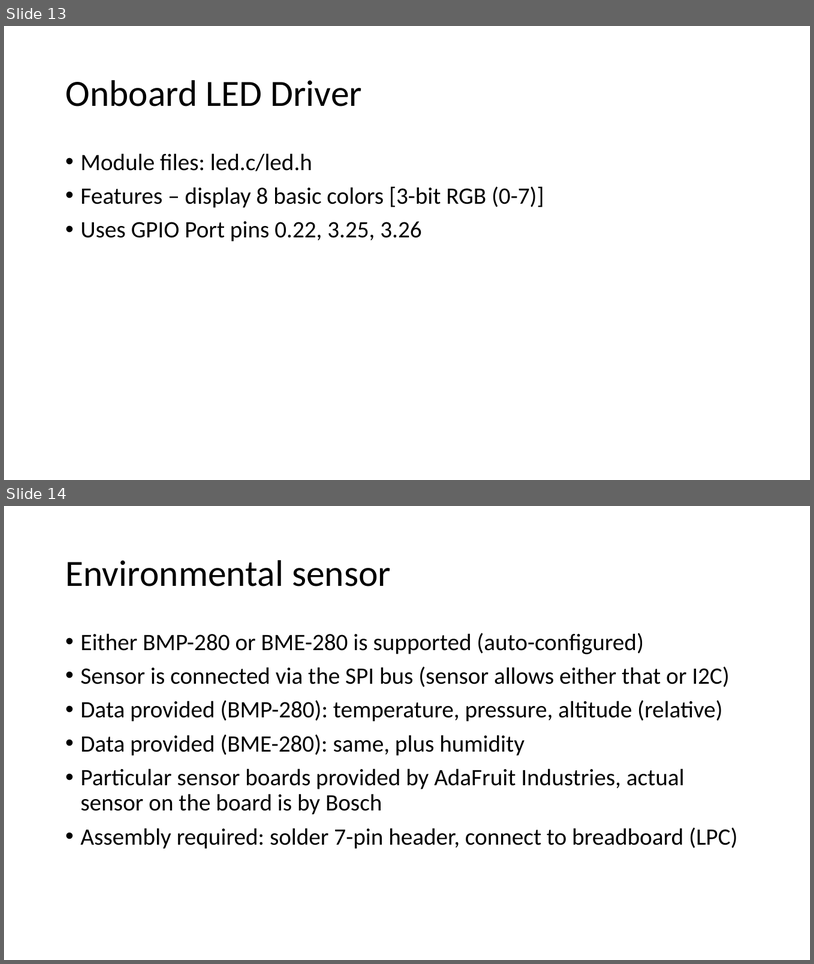
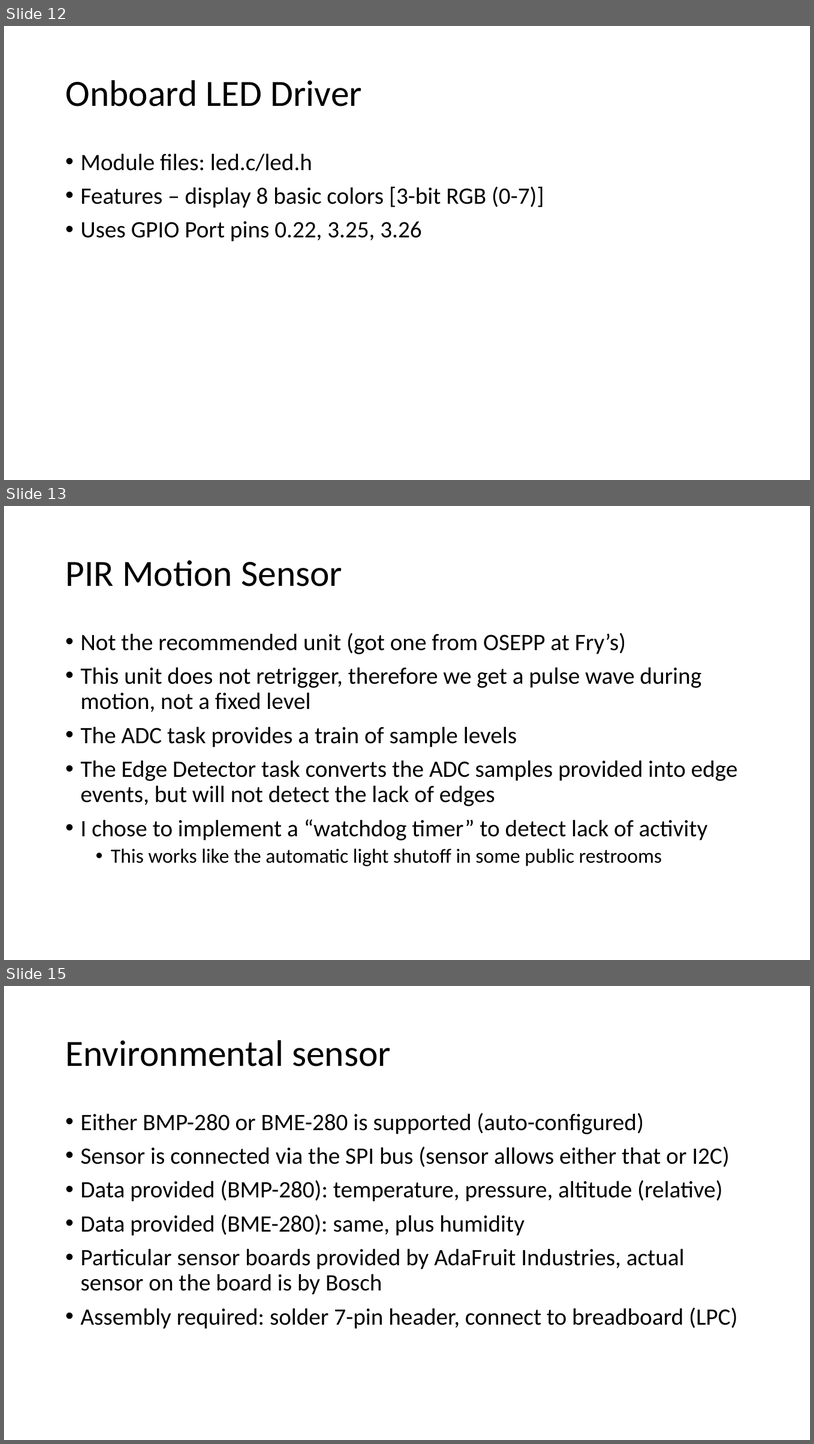
Before and after one commit to EmbeddedSystemClass/FinalProject5381, a slide deck: Final Project 5381.pptx. Shown one above the other, each under a label of ours: slides 13 and 14 before the commit, slides 12, 13 and 15 after it; the slides between them are not shown. The pictures are 814x964 and 814x1444 pixels, drawn with LibreOffice and Linux fonts; fonts in the diff are those of the drawing. Boxes give left, top, right and bottom in pixels: in the first picture for what was removed or moved away, otherwise in the second. Text is boxed around its words. In the diff, an @@ line names an element or a change of style, - is before the commit and + after.

```diff
--- a/Final Project 5381.pptx
+++ b/Final Project 5381.pptx
@@ slide 13 added at (4,506,810,960), background #FFFFFF @@
@@ title added at (65,560,342,586), 44 pt, text #000000 @@
+PIR Motion Sensor
@@ text added at (81,633,738,866), 28 pt, text #000000 @@
+• Not the recommended unit (got one from OSEPP at Fry’s)
+• This unit does not retrigger, therefore we get a pulse wave during motion, not a fixed level
+• The ADC task provides a train of sample levels
+• The Edge Detector task converts the ADC samples provided into edge events, but will not detect the lack of edges
+• I chose to implement a “watchdog timer” to detect lack of activity
+  • This works like the automatic light shutoff in some public restrooms
@@ what was slide 13 is now slide 12 @@
@@ what was slide 14 is now slide 15 @@
```
Also in this commit, not shown: 6 slides changed, 5 other slides added, 1 slide removed, 2 other files.
